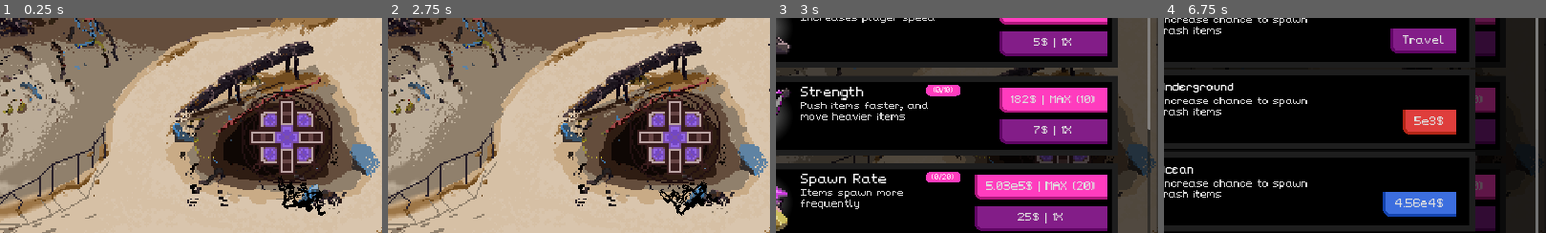
Above: before the commit, frames 1-4 (left to right).
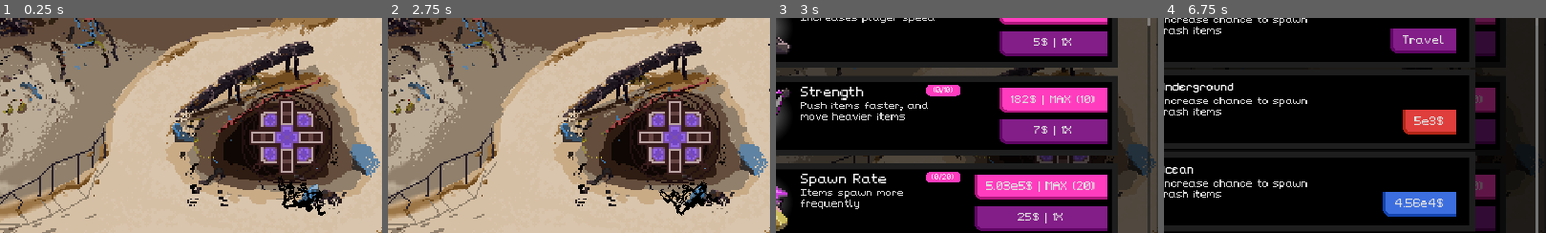
Above: after the commit, the same moments.

Repository: NathanHeaton/Robo-revolution
Game: Godot game, scene res://Main/main.tscn
The game is run twice, just before and just after one commit, with the same random seed, the same clock (stepped at 60 frames per second) and the same inputs.
Inputs (mouse positions are % of the whole screen's width and height, from its top left):
- Up to frame 1 (0.25 s): no input
- Up to frame 2 (2.75 s): click (7, 5) at 0.5 s; click (12, 5) at 1.25 s; click (17, 5) at 2 s
- Up to frame 3 (3 s): click (3, 95) at 2.75 s
- Up to frame 4 (6.75 s): click (7, 95) at 3.5 s; click (12, 95) at 4.25 s; click (17, 95) at 5 s; click (21, 95) at 5.75 s; click (26, 95) at 6.5 s
The pictures show only the part of the screen within x 12-62%, y 20-70%; the shares and areas given below are measured in that part.

Frames 1-2 are identical in both runs. In frame 3, 0.4% of the frame differs, in the area x 97-98%, y 3-52%; in frame 4, less than 0.1%.

Commit message:
added all upgrades

Diff:
--- a/robo-revolution/Globals/upgrade_data.gd
+++ b/robo-revolution/Globals/upgrade_data.gd
@@ -116,5 +116,347 @@
 			"description": "Lessens the effect of power surge in underground",
 			"sprite_position": Vector2(3, 1),
 		},
+	},
+	"Underground":{
+		"Surge Redistributor":{
+			"id": 8,
+			"name": "Surge Redistributor",
+			"level": 0,
+			"max_level": 5,
+			"base_cost": 3000,
+			"cost": 3000,
+			"cost_scaling": 1.8,
+			"type": "custom",
+			"first_upgrade": true,
+			"first_description": "Chance to boost earnings and player speed during power surges",
+			"description": "Increases surge boost effectiveness",
+			"sprite_position": Vector2(0,2),
+		},
+		"Rarity+": {
+			"id": 9,
+			"name": "Rarity+",
+			"level": 0,
+			"max_level": 5,
+			"base_cost": 5000,
+			"cost": 5000,
+			"cost_scaling": 2.0,
+			"type": "custom",
+			"first_upgrade": true,
+			"first_description": "Allows even rarer items to spawn",
+			"description": "Further increases rare item chances",
+			"sprite_position": Vector2(1,2),
+		},
+		"Super Combo": {
+			"id": 10,
+			"name": "Super Combo",
+			"level": 0,
+			"max_level": 3,
+			"base_cost": 10000,
+			"cost": 10000,
+			"cost_scaling": 3.0,
+			"type": "custom",
+			"first_upgrade": true,
+			"first_description": "Enables 10X boost for extended combos",
+			"description": "Increases super combo duration window",
+			"sprite_position": Vector2(2,2),
+		},
+		"Super Combo Aligner": {
+			"id": 11,
+			"name": "Super Combo Aligner",
+			"level": 0,
+			"max_level": 5,
+			"base_cost": 7500,
+			"cost": 7500,
+			"cost_scaling": 1.9,
+			"type": "stat",
+			"first_upgrade": false,
+			"first_description": "",
+			"description": "Reduces time needed for super combo",
+			"sprite_position": Vector2(3,2),
+		},
+		"Basic Waterproofing": {
+			"id": 12,
+			"name": "Basic Waterproofing",
+			"level": 0,
+			"max_level": 3,
+			"base_cost": 15000,
+			"cost": 15000,
+			"cost_scaling": 2.5,
+			"type": "custom",
+			"first_upgrade": true,
+			"first_description": "Allows limited survival in water",
+			"description": "Increases underwater survival time",
+			"sprite_position": Vector2(0,3),
+		},
+		"Surge Chances": {
+			"id": 13,
+			"name": "Surge Chances",
+			"level": 0,
+			"max_level": 5,
+			"base_cost": 6000,
+			"cost": 6000,
+			"cost_scaling": 1.7,
+			"type": "stat",
+			"first_upgrade": false,
+			"first_description": "",
+			"description": "Increases power surge frequency",
+			"sprite_position": Vector2(1,3),
+		},
+		"Companion": {
+			"id": 14,
+			"name": "Companion",
+			"level": 0,
+			"max_level": 1,
+			"base_cost": 20000,
+			"cost": 20000,
+			"cost_scaling": 1.0,
+			"type": "custom",
+			"first_upgrade": true,
+			"first_description": "Deploys an automatic item-pushing companion",
+			"description": "",
+			"sprite_position": Vector2(2,3),
+		},
+		"Refinement": {
+			"id": 15,
+			"name": "Refinement",
+			"level": 0,
+			"max_level": 10,
+			"base_cost": 25000,
+			"cost": 25000,
+			"cost_scaling": 2.2,
+			"type": "stat",
+			"first_upgrade": true,
+			"first_description": "Trash items give 1% income boost (max 1000%)",
+			"description": "Increases max boost cap by 100% per level",
+			"sprite_position": Vector2(3,3),
+		},
+	},
+	"Ocean":{
+		"Rarity++":{
+			"id": 16,
+			"name": "Rarity++",
+			"level": 0,
+			"max_level": 5,
+			"base_cost": 30000,
+			"cost": 30000,
+			"cost_scaling": 2.5,
+			"type": "custom",
+			"first_upgrade": true,
+			"first_description": "Spawns ultra-rare items with increased value",
+			"description": "Further increases item value multiplier",
+			"sprite_position": Vector2(0,4),
+		},
+		"Companion Speed": {
+			"id": 17,
+			"name": "Companion Speed",
+			"level": 0,
+			"max_level": 10,
+			"base_cost": 15000,
+			"cost": 15000,
+			"cost_scaling": 1.5,
+			"type": "stat",
+			"first_upgrade": false,
+			"first_description": "",
+			"description": "Increases companion movement speed",
+			"sprite_position": Vector2(1,4),
+		},
+		"Companion Strength": {
+			"id": 18,
+			"name": "Companion Strength",
+			"level": 0,
+			"max_level": 10,
+			"base_cost": 15000,
+			"cost": 15000,
+			"cost_scaling": 1.5,
+			"type": "stat",
+			"first_upgrade": false,
+			"first_description": "",
+			"description": "Allows companion to push heavier items",
+			"sprite_position": Vector2(2,4),
+		},
+		"Companion Size": {
+			"id": 19,
+			"name": "Companion Size",
+			"level": 0,
+			"max_level": 5,
+			"base_cost": 20000,
+			"cost": 20000,
+			"cost_scaling": 1.8,
+			"type": "stat",
+			"first_upgrade": false,
+			"first_description": "",
+			"description": "Increases companion collection range",
+			"sprite_position": Vector2(3,4),
+		},
+		"Water Proof": {
+			"id": 20,
+			"name": "Water Proof",
+			"level": 0,
+			"max_level": 1,
+			"base_cost": 40000,
+			"cost": 40000,
+			"cost_scaling": 1.0,
+			"type": "custom",
+			"first_upgrade": true,
+			"first_description": "Enables unlimited underwater operation",
+			"description": "",
+			"sprite_position": Vector2(0,5),
+		},
+		"Prestige": {
+			"id": 21,
+			"name": "Prestige",
+			"level": 0,
+			"max_level": 1,
+			"base_cost": 100000,
+			"cost": 100000,
+			"cost_scaling": 1.0,
+			"type": "custom",
+			"first_upgrade": true,
+			"first_description": "Resets progress for power crystals",
+			"description": "",
+			"sprite_position": Vector2(1,5),
+		},
+		"Sea Drill": {
+			"id": 22,
+			"name": "Sea Drill",
+			"level": 0,
+			"max_level": 20,
+			"base_cost": 25000,
+			"cost": 25000,
+			"cost_scaling": 1.4,
+			"type": "stat",
+			"first_upgrade": true,
+			"first_description": "Automatically generates income",
+			"description": "Increases drill production rate",
+			"sprite_position": Vector2(2,5),
+		},
+		"Drill Burst": {
+			"id": 23,
+			"name": "Drill Burst",
+			"level": 0,
+			"max_level": 10,
+			"base_cost": 35000,
+			"cost": 35000,
+			"cost_scaling": 1.7,
+			"type": "stat",
+			"first_upgrade": true,
+			"first_description": "Drill occasionally spawns loot items",
+			"description": "Increases burst item quantity",
+			"sprite_position": Vector2(3,5),
+		},
+	},
+	"Alien":{
+		"Rarity+++":{
+			"id": 24,
+			"name": "Rarity+++",
+			"level": 0,
+			"max_level": 5,
+			"base_cost": 50000,
+			"cost": 50000,
+			"cost_scaling": 3.0,
+			"type": "custom",
+			"first_upgrade": true,
+			"first_description": "Spawns alien artifacts with massive value",
+			"description": "Further increases alien item value",
+			"sprite_position": Vector2(0,6),
+		},
+		"Armour": {
+			"id": 25,
+			"name": "Armour",
+			"level": 0,
+			"max_level": 10,
+			"base_cost": 30000,
+			"cost": 30000,
+			"cost_scaling": 1.8,
+			"type": "stat",
+			"first_upgrade": false,
+			"first_description": "",
+			"description": "Increases player health",
+			"sprite_position": Vector2(1,6),
+		},
+		"Auto Combo": {
+			"id": 26,
+			"name": "Auto Combo",
+			"level": 0,
+			"max_level": 5,
+			"base_cost": 60000,
+			"cost": 60000,
+			"cost_scaling": 2.2,
+			"type": "stat",
+			"first_upgrade": true,
+			"first_description": "Slowly builds combos automatically",
+			"description": "Increases auto-combo speed",
+			"sprite_position": Vector2(2,6),
+		},
+		"Alien Interface": {
+			"id": 27,
+			"name": "Alien Interface",
+			"level": 0,
+			"max_level": 5,
+			"base_cost": 75000,
+			"cost": 75000,
+			"cost_scaling": 2.5,
+			"type": "stat",
+			"first_upgrade": true,
+			"first_description": "Chance to convert alien patrols to companions",
+			"description": "Increases conversion chance",
+			"sprite_position": Vector2(3,6),
+		},
+		"Alien Refinement": {
+			"id": 28,
+			"name": "Alien Refinement",
+			"level": 0,
+			"max_level": 10,
+			"base_cost": 100000,
+			"cost": 100000,
+			"cost_scaling": 3.0,
+			"type": "stat",
+			"first_upgrade": true,
+			"first_description": "10% value boost per item (max 1e6%)",
+			"description": "Increases cap by 1000% per level",
+			"sprite_position": Vector2(0,7),
+		},
+		"Synergy": {
+			"id": 29,
+			"name": "Synergy",
+			"level": 0,
+			"max_level": 5,
+			"base_cost": 150000,
+			"cost": 150000,
+			"cost_scaling": 3.5,
+			"type": "stat",
+			"first_upgrade": true,
+			"first_description": "777X value with 5+ companions",
+			"description": "Reduces required companion count",
+			"sprite_position": Vector2(1,7),
+		},
+		"Alien Signal": {
+			"id": 30,
+			"name": "Alien Signal",
+			"level": 0,
+			"max_level": 5,
+			"base_cost": 50000,
+			"cost": 50000,
+			"cost_scaling": 2.0,
+			"type": "stat",
+			"first_upgrade": false,
+			"first_description": "",
+			"description": "Increases patrol spawn frequency",
+			"sprite_position": Vector2(2,7),
+		},
+		"Alien Controller": {
+			"id": 31,
+			"name": "Alien Controller",
+			"level": 0,
+			"max_level": 3,
+			"base_cost": 200000,
+			"cost": 200000,
+			"cost_scaling": 4.0,
+			"type": "stat",
+			"first_upgrade": false,
+			"first_description": "",
+			"description": "Increases alien companion duration",
+			"sprite_position": Vector2(3,7),
+		},
 	}
 }
--- a/robo-revolution/UI/hud.gd
+++ b/robo-revolution/UI/hud.gd
@@ -11,7 +11,7 @@
 	var card = location_card_scene.instantiate()
 	$Scrapyard_upgrade_panel.hide()
 	$Locations_panel.hide()
-	generate_scrapyard_upgrades()
+	generate_upgrade_cards()
 	generate_location_cards()
 	LocationData.connect("change_location", Callable(self, "_on_change_location"))
 	Money.connect("money_changed", Callable(self, "_on_money_changed"))
@@ -57,30 +57,31 @@
 	$MarginContainer/upgrades_Locations_nav/Scrapyard_Upgrades.emit_signal("toggled", false)
 
 
-func generate_scrapyard_upgrades() -> void:
-	var Scrapyard_Upgrades: Dictionary = UpgradeData.upgrades["Scrapyard"].duplicate() # might need to change if alter dict values
-	for upgrade in Scrapyard_Upgrades:
-		var card = upgrade_card_scene.instantiate()
-		$Scrapyard_upgrade_panel/Scrapyard_content/ScrollContainer/Upgrades.add_child(card)
-		card.get_inital_data(Scrapyard_Upgrades[upgrade].get("description"),
-		Scrapyard_Upgrades[upgrade].get("base_cost"),
-		Scrapyard_Upgrades[upgrade].get("cost_scaling"),
-		Scrapyard_Upgrades[upgrade].get("level"),
-		Scrapyard_Upgrades[upgrade].get("max_level"),
-		Scrapyard_Upgrades[upgrade].get("sprite_position"),
-		Scrapyard_Upgrades[upgrade].get("name"),
-		Scrapyard_Upgrades[upgrade].get("id"),
-		Scrapyard_Upgrades[upgrade].get("descriptiont_first_description")
-		,"Scrapyard")
+func generate_upgrade_cards() -> void:
+	for locations in UpgradeData.upgrades.keys():
+		var location: Dictionary = UpgradeData.upgrades[locations].duplicate() # might need to change if alter dict values
+		for upgrade in location:
+			var card = upgrade_card_scene.instantiate()
+			$Scrapyard_upgrade_panel/Scrapyard_content/ScrollContainer/Upgrades.add_child(card)
+			card.get_inital_data(location[upgrade].get("description"),
+			location[upgrade].get("base_cost"),
+			location[upgrade].get("cost_scaling"),
+			location[upgrade].get("level"),
+			location[upgrade].get("max_level"),
+			location[upgrade].get("sprite_position"),
+			location[upgrade].get("name"),
+			location[upgrade].get("id"),
+			location[upgrade].get("descriptiont_first_description")
+			,"Scrapyard")
 
 
 
 
 func generate_location_cards() -> void:
+
 	var locations:Dictionary = LocationData.location_data
 	for location in LocationData.location_data:
 		var card = location_card_scene.instantiate()
-		print(card)
 		$Locations_panel/Locations_content/ScrollContainer/locations.add_child(card)
 		#get_inital_data(t_description,t_pos,t_title, t_cost, t_pri, t_sec, t_unlocked, t_first_description)
 		card.get_inital_data(
